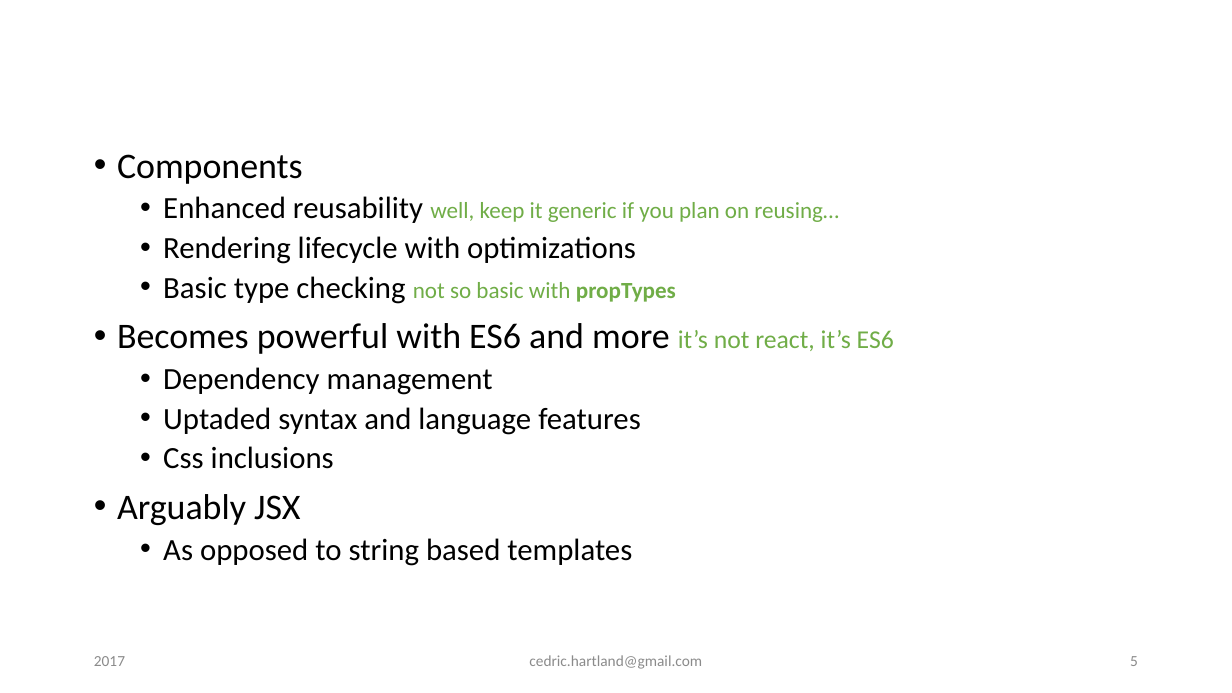
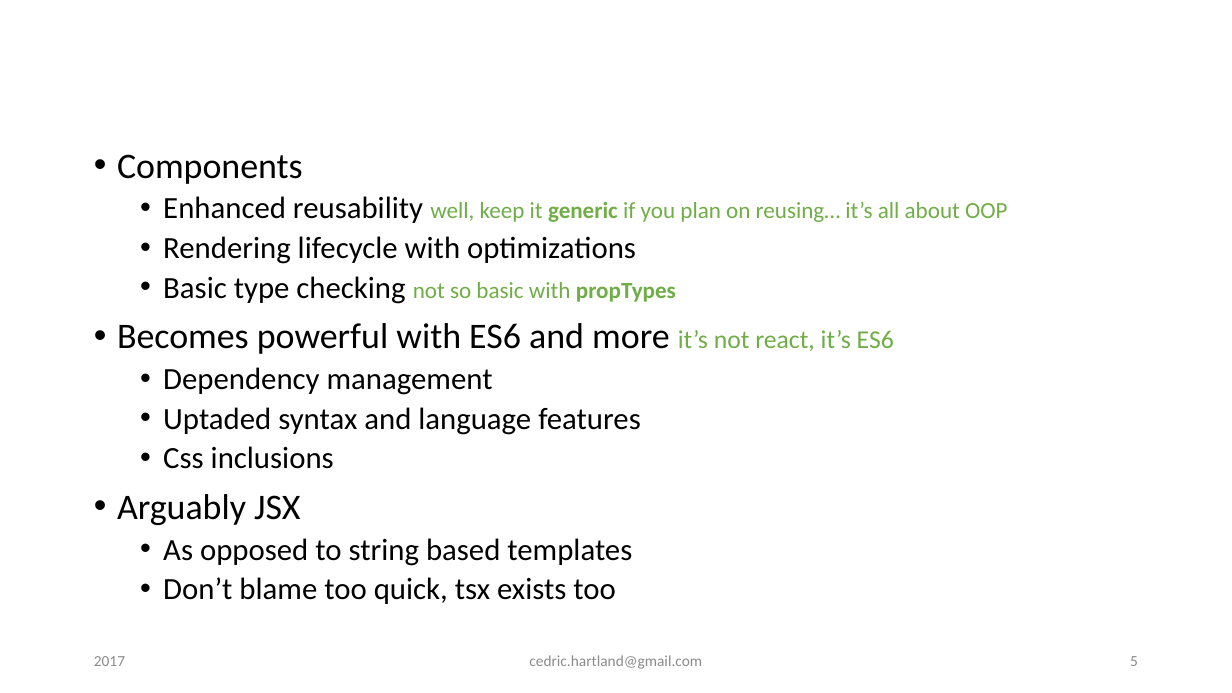
Before and after one commit to gigacool/react-redux-presentation, a slide deck: slide 5 of docs/React & Redux.pptx. Drawn at 1232x693 pixels with LibreOffice and Linux fonts; fonts in the diff are those of the drawing; background and template pictures are left out. Boxes give left, top, right and bottom in pixels: in the first picture for what was removed or moved away, otherwise in the second. Text is boxed around its words. In the diff, an @@ line names an element or a change of style, - is before the commit and + after.

```diff
--- a/docs/React & Redux.pptx
+++ b/docs/React & Redux.pptx
@@ text at [163, 196, 1007, 223]: text changed @@
-  • Enhanced reusability well, keep it generic if you plan on reusing…
+  • Enhanced reusability well, keep it generic if you plan on reusing… it’s all about OOP
@@ text at [163, 577, 615, 604]: paragraph added @@
+  • Don’t blame too quick, tsx exists too
```
Also in this commit, not shown: 5 other slides changed, 12 slides added, 5 other files.
